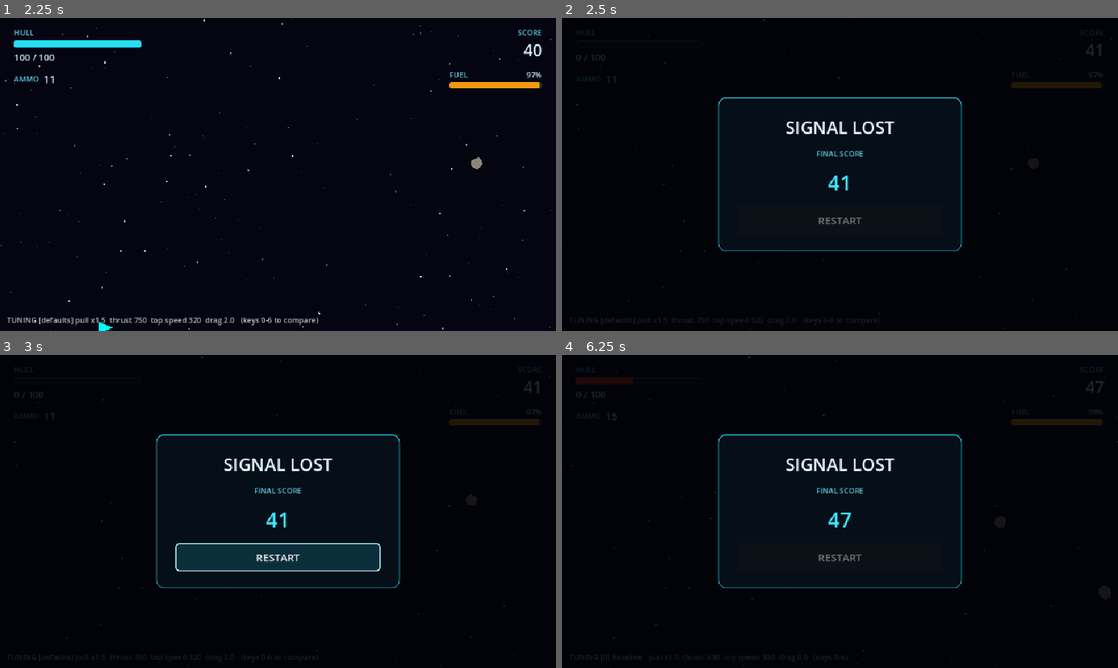
Above: before the commit, frames 1-4 (two rows, left to right).
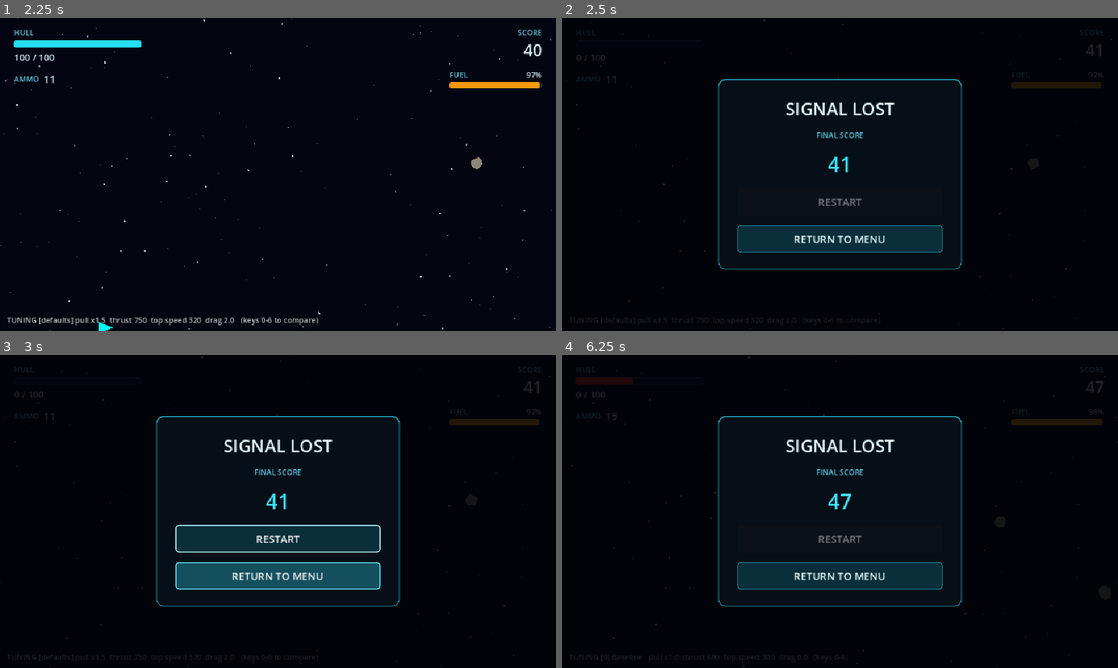
Above: after the commit, the same moments.

Repository: EzaanSaeed/OrbitBreaker
Game: Godot game, scene res://scenes/main.tscn
Same seed, same stepped clock (60 frames per second), same inputs: the game is played once before the commit and once after it.
Inputs (mouse positions are in pixels of both pictures, inside the frame that each line leads up to):
- Up to frame 1 (2.25 s): tap Enter at 0.5 s; move the mouse to (400, 158) at 0.52 s; hold S (thrust_down) 0.53-1.25 s; hold Space (shoot) 0.53-1.25 s; click (400, 158) at 0.67 s; drag from (166, 190) to (105, 249) at 1.27 s; move the mouse to (333, 105) at 2.02 s; hold S (thrust_down) from 2.03 s (still down); tap I at 2.1 s; click (333, 105) at 2.17 s
- Up to frame 2 (2.5 s): keep holding S (thrust_down)
- Up to frame 3 (3 s): release S (thrust_down) at 2.75 s; click (278, 577) at 2.75 s, where only the run after the commit has a clickable "RETURN TO MENU"
- Up to frame 4 (6.25 s): click "RESTART" at 3.5 s; drag from (812, 574) to (673, 464) at 4.27 s; move the mouse to (1006, 558) at 5.02 s; hold S (thrust_down) 5.03-5.75 s; tap 0 at 5.1 s; click (1006, 558) at 5.17 s; drag from (673, 464) to (756, 433) at 5.77 s

Frame 1 is identical in both runs. In frame 2, 5.4% of the frame differs, in the area x 28-72%, y 19-81%; in frame 3, 8.8%; in frame 4, 5.4%.

Commit message:
feat(hud): Return to Menu button on game-over panel

Diff:
--- a/scenes/hud.tscn
+++ b/scenes/hud.tscn
@@ -317,3 +317,15 @@
 theme_override_styles/hover = SubResource("ButtonHover")
 theme_override_styles/focus = SubResource("ButtonFocus")
 text = "RESTART"
+
+[node name="ReturnButton" type="Button" parent="Layout/GameOverPanel/Center/Card/Padding/Content" unique_id=1693941738]
+custom_minimum_size = Vector2(0, 48)
+layout_mode = 2
+mouse_default_cursor_shape = 2
+theme_override_colors/font_color = Color(0.9, 1, 1, 1)
+theme_override_font_sizes/font_size = 18
+theme_override_styles/normal = SubResource("ButtonNormal")
+theme_override_styles/pressed = SubResource("ButtonHover")
+theme_override_styles/hover = SubResource("ButtonHover")
+theme_override_styles/focus = SubResource("ButtonFocus")
+text = "RETURN TO MENU"
--- a/scripts/hud.gd
+++ b/scripts/hud.gd
@@ -23,6 +23,7 @@
 @onready var _game_over: Control = $Layout/GameOverPanel
 @onready var _final_score: Label = $Layout/GameOverPanel/Center/Card/Padding/Content/FinalScore
 @onready var _restart: Button    = $Layout/GameOverPanel/Center/Card/Padding/Content/RestartButton
+@onready var _return_to_menu: Button = $Layout/GameOverPanel/Center/Card/Padding/Content/ReturnButton
 
 # ── Internal state ────────────────────────────────────────────────────────────
 var _health_tween: Tween
@@ -43,6 +44,8 @@
 
 func _ready() -> void:
 	_restart.pressed.connect(func(): restart_requested.emit())
+	_return_to_menu.pressed.connect(func():
+		get_tree().change_scene_to_file("res://scenes/MainMenu.tscn"))
 	_game_over.hide()
 	set_process(false)
 	_build_dynamic_styles()
